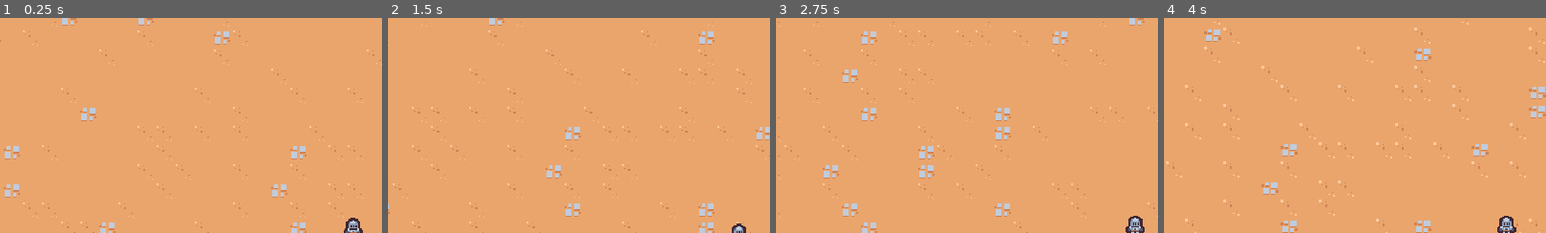
Above: before the commit, frames 1-4 (left to right).
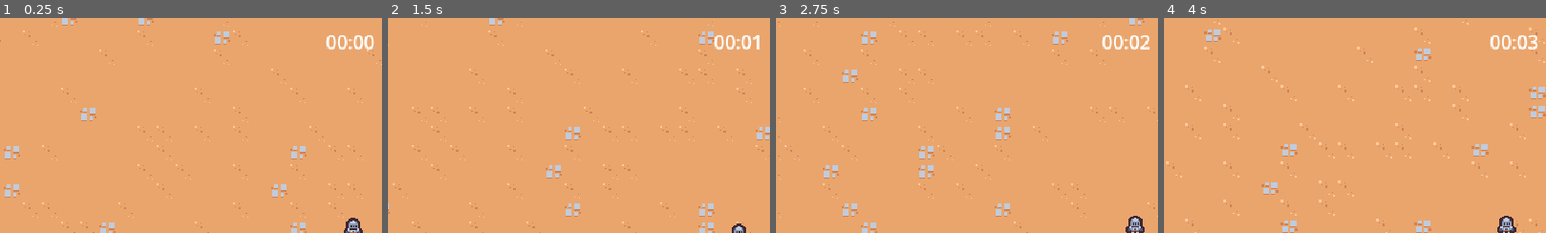
Above: after the commit, the same moments.

Repository: OpTi9/godot-survivors
Game: Godot game, scene res://scenes/main/main.tscn
Two runs of this game, one before a commit and one after it. Both use one fixed random seed, a clock stepped at 60 frames per second and the inputs below.
Inputs:
- Up to frame 1 (0.25 s): no input
- Up to frame 2 (1.5 s): hold D (move_right) 0.53-1.28 s; hold S (move_down) from 1.28 s (still down)
- Up to frame 3 (2.75 s): release S (move_down) at 2.03 s; hold D (move_right) from 2.03 s (still down)
- Up to frame 4 (4 s): release D (move_right) at 2.78 s; hold Up (move_up) 2.78-3.53 s; hold A (move_left) from 3.53 s (still down)
The pictures show only the part of the screen within x 4-54%, y 0-50%; the shares and areas given below are measured in that part.

The runs differ from the first frame. In frame 1, 0.5% of the frame differs, in the area x 85-98%, y 8-15%; in frame 2, 0.4%; in frame 3, 0.5%; in frame 4, 0.5%.

Commit message:
working on gameplay loop

Diff:
--- /dev/null
+++ b/scenes/UI/arena_time_ui.gd
@@ -0,0 +1,17 @@
+extends CanvasLayer
+
+
+@export var arena_time_manager: Node
+@onready var label = $%Label
+
+func _process(delta):
+	if arena_time_manager == null:
+		return
+	var time_elapsed = arena_time_manager.get_time_elapsed()
+	label.text = format_seconds_to_string(time_elapsed)
+
+
+func format_seconds_to_string(seconds: float):
+	var minutes = floor(seconds / 60)
+	var remaining_seconds = seconds - (minutes * 60)
+	return str("%02d" % minutes) + ":" + ("%02d" % floor(remaining_seconds))
--- a/scenes/UI/arena_time_ui.tscn
+++ b/scenes/UI/arena_time_ui.tscn
@@ -1,3 +1,23 @@
-[gd_scene format=3 uid="uid://ob1exfurd52h"]
+[gd_scene load_steps=2 format=3 uid="uid://ob1exfurd52h"]
 
-[node name="ArenaTimeUI" type="CanvasLayer"]
+[ext_resource type="Script" path="res://scenes/UI/arena_time_ui.gd" id="1_ji2x3"]
+
+[node name="ArenaTimeUI" type="CanvasLayer" node_paths=PackedStringArray("arena_time_manager")]
+script = ExtResource("1_ji2x3")
+arena_time_manager = NodePath("MarginContainer/Label")
+
+[node name="MarginContainer" type="MarginContainer" parent="."]
+anchors_preset = 15
+anchor_right = 1.0
+anchor_bottom = 1.0
+grow_horizontal = 2
+grow_vertical = 2
+mouse_filter = 2
+theme_override_constants/margin_top = 8
+
+[node name="Label" type="Label" parent="MarginContainer"]
+unique_name_in_owner = true
+layout_mode = 2
+size_flags_horizontal = 4
+size_flags_vertical = 0
+text = "test"
--- a/scenes/main/main.tscn
+++ b/scenes/main/main.tscn
@@ -1,11 +1,18 @@
-[gd_scene load_steps=5 format=3 uid="uid://bc1d3lqbc2j0g"]
+[gd_scene load_steps=7 format=3 uid="uid://bc1d3lqbc2j0g"]
 
 [ext_resource type="PackedScene" uid="uid://bsstuiyid13g1" path="res://scenes/player/player.tscn" id="1_0i8uh"]
 [ext_resource type="PackedScene" uid="uid://ct243kysjh1br" path="res://scenes/manager/enemy_manager.tscn" id="1_2ersu"]
 [ext_resource type="TileSet" uid="uid://nwdwssdtdgdh" path="res://resources/tileset.tres" id="1_4vt7i"]
+[ext_resource type="PackedScene" uid="uid://ob1exfurd52h" path="res://scenes/UI/arena_time_ui.tscn" id="1_61u57"]
 [ext_resource type="PackedScene" uid="uid://ban02u7k5y0ph" path="res://scenes/game_camera/game_camera.tscn" id="1_qfuqo"]
+[ext_resource type="PackedScene" uid="uid://ddtudw2i0lwxw" path="res://scenes/manager/arena_time_manager.tscn" id="2_07i33"]
 
 [node name="Main" type="Node"]
+
+[node name="ArenaTimeUI" parent="." node_paths=PackedStringArray("arena_time_manager") instance=ExtResource("1_61u57")]
+arena_time_manager = NodePath("../ArenaTimeManager")
+
+[node name="ArenaTimeManager" parent="." instance=ExtResource("2_07i33")]
 
 [node name="EnemyManager" parent="." instance=ExtResource("1_2ersu")]
 
--- /dev/null
+++ b/scenes/manager/arena_time_manager.gd
@@ -0,0 +1,6 @@
+extends Node
+
+@onready var timer = $Timer
+
+func get_time_elapsed():
+	return timer.wait_time - timer.time_left
--- a/scenes/manager/arena_time_manager.tscn
+++ b/scenes/manager/arena_time_manager.tscn
@@ -1,6 +1,9 @@
-[gd_scene format=3 uid="uid://ddtudw2i0lwxw"]
+[gd_scene load_steps=2 format=3 uid="uid://ddtudw2i0lwxw"]
+
+[ext_resource type="Script" path="res://scenes/manager/arena_time_manager.gd" id="1_ln25d"]
 
 [node name="ArenaTimeManager" type="Node"]
+script = ExtResource("1_ln25d")
 
 [node name="Timer" type="Timer" parent="."]
 wait_time = 600.0
